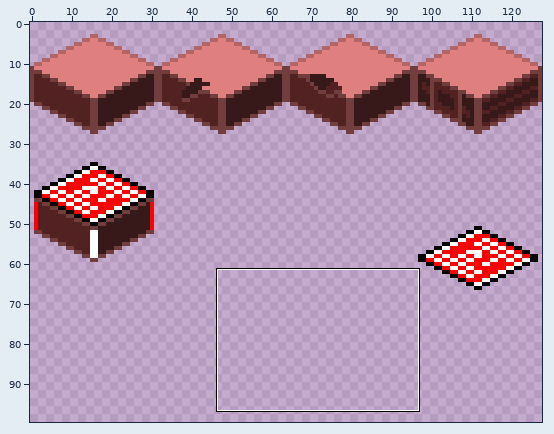
A sprite sheet gets an edit: tile_iso.png. Above, an overview of the earlier version with the close-up marked.
Close-up. First the earlier version:
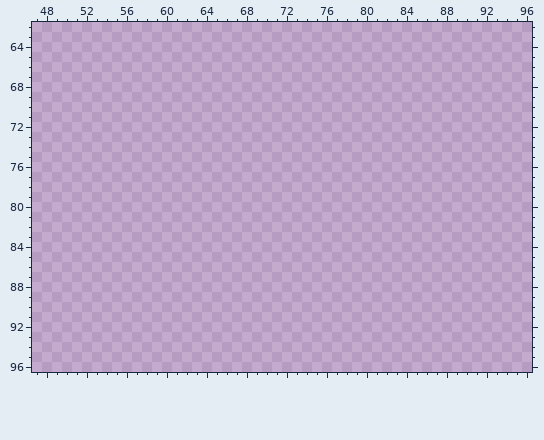
The file is 128x128 pixels. Shown: x 47..96, y 62..96. The wide view leaves out empty margins. The commit also changed other parts of the picture, which this record leaves out.
The result:
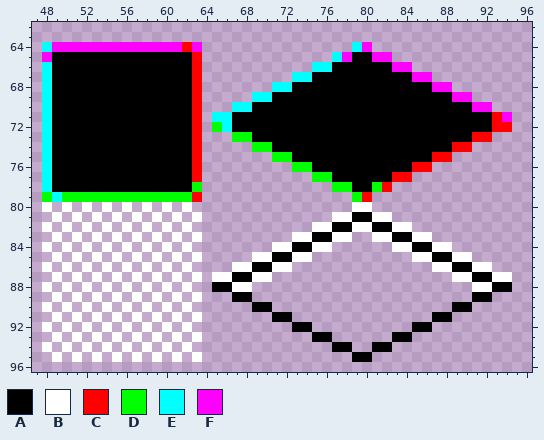
Palette (. is transparent): A #000000  B #ffffff  C #ff0000  D #00ff00  E #00ffff  F #ff00ff
The exact change:
@@ x 47..96 @@
 63 ..................................................
-64 ..................................................
-65 ..................................................
-66 ..................................................
-67 ..................................................
-68 ..................................................
-69 ..................................................
-70 ..................................................
-71 ..................................................
-72 ..................................................
-73 ..................................................
-74 ..................................................
-75 ..................................................
-76 ..................................................
-77 ..................................................
-78 ..................................................
-79 ..................................................
-80 ..................................................
-81 ..................................................
-82 ..................................................
-83 ..................................................
-84 ..................................................
-85 ..................................................
-86 ..................................................
-87 ..................................................
-88 ..................................................
-89 ..................................................
-90 ..................................................
-91 ..................................................
-92 ..................................................
-93 ..................................................
-94 ..................................................
-95 ..................................................
+64 .EFFFFFFFFFFFFFCF...............EF................
+65 .FAAAAAAAAAAAAAAC.............EFAAFF..............
+66 .EAAAAAAAAAAAAAAC...........EEAAAAAAFF............
+67 .EAAAAAAAAAAAAAAC.........EEAAAAAAAAAAFF..........
+68 .EAAAAAAAAAAAAAAC.......EEAAAAAAAAAAAAAAFF........
+69 .EAAAAAAAAAAAAAAC.....EEAAAAAAAAAAAAAAAAAAFF......
+70 .EAAAAAAAAAAAAAAC...EEAAAAAAAAAAAAAAAAAAAAAAFF....
+71 .EAAAAAAAAAAAAAAC.EEAAAAAAAAAAAAAAAAAAAAAAAAAACF..
+72 .EAAAAAAAAAAAAAAC.DEAAAAAAAAAAAAAAAAAAAAAAAAAACC..
+73 .EAAAAAAAAAAAAAAC...DDAAAAAAAAAAAAAAAAAAAAAACC....
+74 .EAAAAAAAAAAAAAAC.....DDAAAAAAAAAAAAAAAAAACC......
+75 .EAAAAAAAAAAAAAAC.......DDAAAAAAAAAAAAAACC........
+76 .EAAAAAAAAAAAAAAC.........DDAAAAAAAAAACC..........
+77 .EAAAAAAAAAAAAAAC...........DDAAAAAACC............
+78 .EAAAAAAAAAAAAAAD.............DDAADC..............
+79 .DEDDDDDDDDDDDDDC...............DC................
+80 .B.B.B.B.B.B.B.B................BB................
+81 ..B.B.B.B.B.B.B.B.............BBAABB..............
+82 .B.B.B.B.B.B.B.B............BBAABBAABB............
+83 ..B.B.B.B.B.B.B.B.........BBAABB..BBAABB..........
+84 .B.B.B.B.B.B.B.B........BBAABB......BBAABB........
+85 ..B.B.B.B.B.B.B.B.....BBAABB..........BBAABB......
+86 .B.B.B.B.B.B.B.B....BBAABB..............BBAABB....
+87 ..B.B.B.B.B.B.B.B.BBAABB..................BBAABB..
+88 .B.B.B.B.B.B.B.B..AABB......................BBAA..
+89 ..B.B.B.B.B.B.B.B...AA......................AA....
+90 .B.B.B.B.B.B.B.B......AA..................AA......
+91 ..B.B.B.B.B.B.B.B.......AA..............AA........
+92 .B.B.B.B.B.B.B.B..........AA..........AA..........
+93 ..B.B.B.B.B.B.B.B...........AA......AA............
+94 .B.B.B.B.B.B.B.B..............AA..AA..............
+95 ..B.B.B.B.B.B.B.B...............AA................
 96 ..................................................
